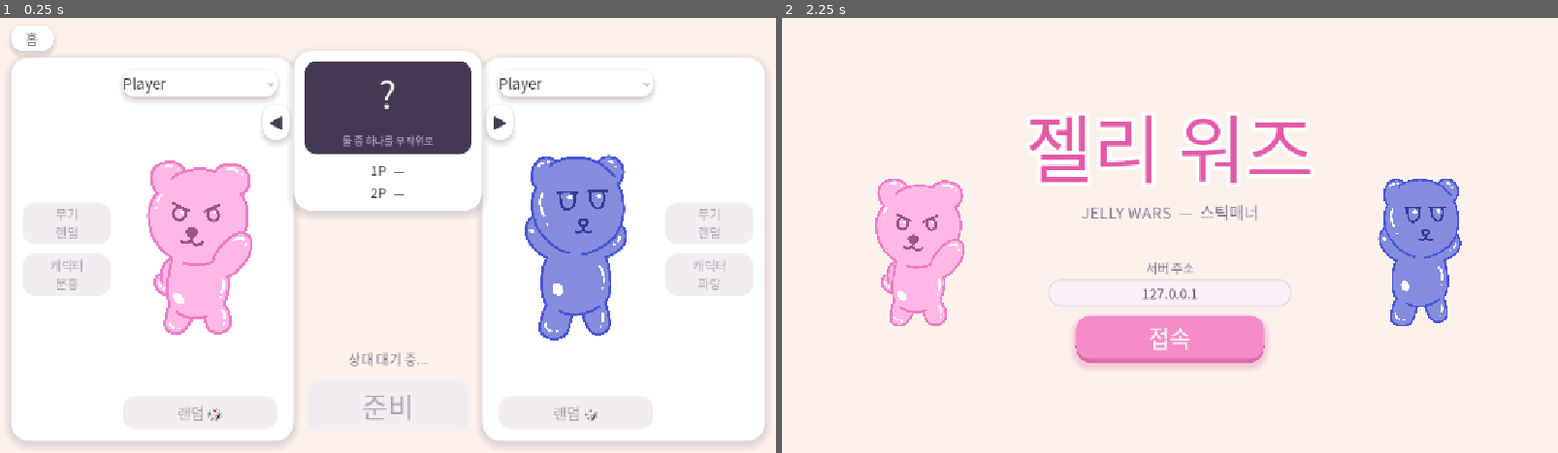
Above: before the commit, frames 1-2 (left to right).
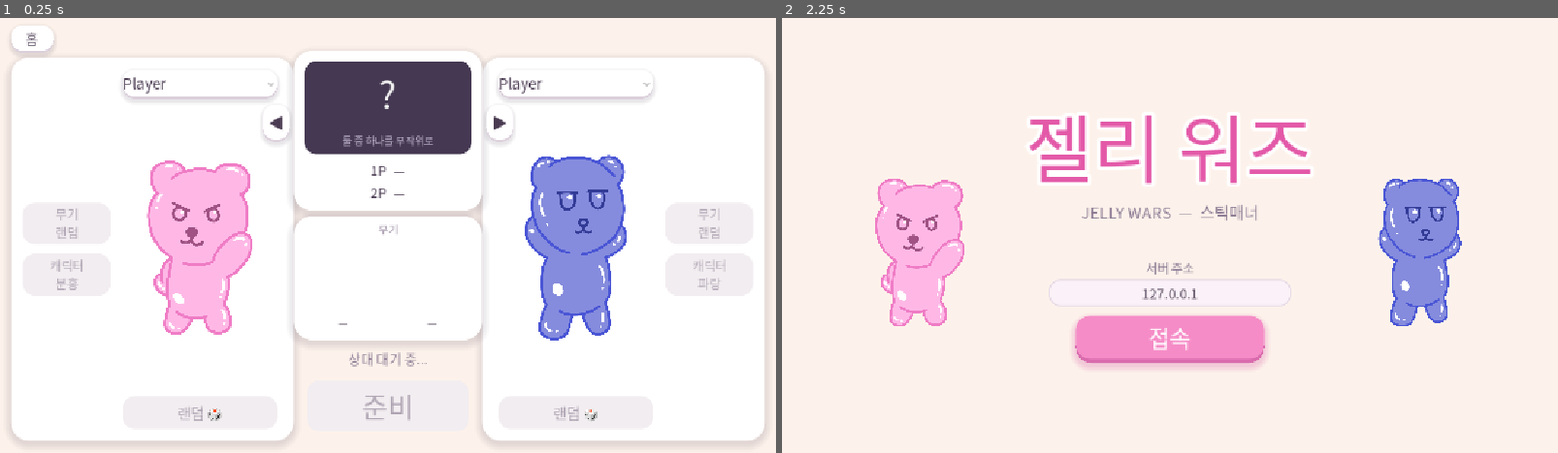
Above: after the commit, the same moments.

Repository: KADSA-OFFICIAL/Group-3
Game: Godot game, scene res://scenes/select.tscn
Same seed, same stepped clock (60 frames per second), same inputs: the game is played once before the commit and once after it. This scene is started directly instead of the project's main scene.
Inputs:
- Up to frame 1 (0.25 s): no input
- Up to frame 2 (2.25 s): click "◀" at 0.5 s; click "▶" at 1.25 s; click "홈" at 2 s

The runs differ from the first frame. In frame 1, 0.8% of the frame differs, in the area x 37-63%, y 45-76%; in frame 2, nothing differs.

Commit message:
feat: 대기실 가운데에 양쪽이 고른 무기 그림 표시 (#74)
맵 박스 아래가 통째로 비어 있었고, 무기는 각 패널에 이름 글자로만 나와서
17종 중 뭘 들었는지 감이 안 왔다.

- scripts/weapon_preview.gd 신설 — jelly_preview.gd와 같은 형태.
  Art.content_rect()로 여백을 빼서 작아 보이지 않게 한다
- select.tscn에 WeaponBox 카드. 1P·2P 그림과 이름이 나란히 보인다
- 그림이 있는 무기는 7종뿐이라 나머지 10종과 "랜덤"은 이름만 보인다
- Lobby.weapon_of() 추가 — map_of()와 같이 Variant를 명시 타입으로 받는 자리

무기 원화가 세로로 긴 것(검 270x1274)과 가로로 긴 것(전기톱·대포 총)이 섞여 있어
칸을 세로(128x108)로 잡았다. 임시 스크립트로 7종의 실제 그려지는 크기를 재서
전부 칸을 채우는 것을 확인했다 — 검 21x102, 망치 60x102, 전기톱 121x45.

헤드리스 확인 — 프로젝트·대기실·전투 씬 모두 오류 0건.

Co-Authored-By: Claude Opus 5 <noreply@anthropic.com>

Diff:
--- a/scenes/select.tscn
+++ b/scenes/select.tscn
@@ -2,6 +2,7 @@
 
 [ext_resource type="Script" uid="uid://dvtwe10qitgbw" path="res://scripts/select.gd" id="1_select"]
 [ext_resource type="PackedScene" uid="uid://bnruslf487aii" path="res://scenes/player_panel.tscn" id="2_panel"]
+[ext_resource type="Script" path="res://scripts/weapon_preview.gd" id="3_weapon"]
 
 [sub_resource type="StyleBoxFlat" id="StyleBoxFlat_screen"]
 bg_color = Color(0.27, 0.22, 0.32, 1)
@@ -145,6 +146,66 @@
 horizontal_alignment = 1
 vertical_alignment = 1
 
+[node name="WeaponBox" type="Panel" parent="."]
+layout_mode = 0
+offset_left = 436.0
+offset_top = 296.0
+offset_right = 716.0
+offset_bottom = 480.0
+
+[node name="Title" type="Label" parent="WeaponBox"]
+layout_mode = 0
+anchor_right = 1.0
+offset_top = 8.0
+offset_bottom = 30.0
+theme_override_colors/font_color = Color(0.55, 0.48, 0.58, 1)
+theme_override_font_sizes/font_size = 15
+text = "무기"
+horizontal_alignment = 1
+vertical_alignment = 1
+
+[node name="P1Preview" type="Control" parent="WeaponBox"]
+layout_mode = 0
+offset_left = 10.0
+offset_top = 34.0
+offset_right = 138.0
+offset_bottom = 142.0
+script = ExtResource("3_weapon")
+fill_ratio = 0.95
+
+[node name="P1Name" type="Label" parent="WeaponBox"]
+layout_mode = 0
+offset_left = 10.0
+offset_top = 144.0
+offset_right = 138.0
+offset_bottom = 174.0
+theme_override_colors/font_color = Color(0.29, 0.23, 0.32, 1)
+theme_override_font_sizes/font_size = 17
+text = "랜덤"
+horizontal_alignment = 1
+vertical_alignment = 1
+
+[node name="P2Preview" type="Control" parent="WeaponBox"]
+layout_mode = 0
+offset_left = 142.0
+offset_top = 34.0
+offset_right = 270.0
+offset_bottom = 142.0
+script = ExtResource("3_weapon")
+fill_ratio = 0.95
+
+[node name="P2Name" type="Label" parent="WeaponBox"]
+layout_mode = 0
+offset_left = 142.0
+offset_top = 144.0
+offset_right = 270.0
+offset_bottom = 174.0
+theme_override_colors/font_color = Color(0.29, 0.23, 0.32, 1)
+theme_override_font_sizes/font_size = 17
+text = "랜덤"
+horizontal_alignment = 1
+vertical_alignment = 1
+
 [node name="LeftArrow" type="Button" parent="." unique_id=896121566]
 layout_mode = 0
 offset_left = 390.0
--- a/scripts/lobby.gd
+++ b/scripts/lobby.gd
@@ -69,6 +69,12 @@
 ## 표에서 꺼낸 값은 Variant라 명시 타입으로 받는다.
 func map_of(peer_id: int) -> String:
 	var picked: String = config_for(peer_id).get("map", DEFAULT_MAP)
+	return picked
+
+
+## 이 플레이어가 고른 무기. 시작 전에는 "랜덤"일 수 있다.
+func weapon_of(peer_id: int) -> String:
+	var picked: String = config_for(peer_id).get("weapon", Weapons.RANDOM)
 	return picked
 
 
--- a/scripts/select.gd
+++ b/scripts/select.gd
@@ -46,7 +46,23 @@
 			panel.apply_config(Lobby.config_for(Lobby.order[slot]))
 
 	_refresh_maps()
+	_refresh_weapons()
 	_update_status()
+
+
+## 양쪽이 고른 무기를 가운데 카드에 보여준다.
+## 그림이 있는 무기는 7종뿐이라 이름 라벨은 항상 채운다 — 나머지는 이름만 보인다.
+func _refresh_weapons() -> void:
+	for slot in panels.size():
+		var preview: Control = $WeaponBox.get_node("P%dPreview" % (slot + 1))
+		var name_label := $WeaponBox.get_node("P%dName" % (slot + 1)) as Label
+		if slot >= Lobby.order.size():
+			preview.weapon_id = ""
+			name_label.text = "—"
+			continue
+		var weapon := Lobby.weapon_of(Lobby.order[slot])
+		preview.weapon_id = weapon
+		name_label.text = weapon
 
 
 ## 양쪽이 고른 맵을 나란히 보여준다. 실제로 쓸 맵은 시작할 때 서버가 둘 중 하나를 뽑는다.
--- /dev/null
+++ b/scripts/weapon_preview.gd
@@ -0,0 +1,31 @@
+extends Control
+## 대기실의 무기 그림 미리보기. `jelly_preview.gd`와 같은 형태다.
+##
+## 그림이 있는 무기는 7종뿐이라 **나머지는 아무것도 그리지 않는다** —
+## 이름은 옆의 라벨이 항상 보여주므로 빈칸으로 남지 않는다.
+
+@export var weapon_id := "":
+	set(value):
+		weapon_id = value
+		_texture = Weapons.texture(value)
+		queue_redraw()
+
+## 칸을 채우는 비율. 1.0이면 꽉 차서 답답해 보인다.
+@export_range(0.1, 1.0, 0.05) var fill_ratio := 0.85:
+	set(value):
+		fill_ratio = value
+		queue_redraw()
+
+var _texture: Texture2D = null
+
+
+func _draw() -> void:
+	if _texture == null:
+		return
+	# 원화의 투명 여백까지 그리면 무기가 작아 보이므로 실제 그림 부분만 쓴다.
+	var region := Art.content_rect(_texture)
+	if region.size.x <= 0.0 or region.size.y <= 0.0:
+		return
+	var fit := minf(size.x / region.size.x, size.y / region.size.y) * fill_ratio
+	var draw_size := region.size * fit
+	draw_texture_rect_region(_texture, Rect2((size - draw_size) * 0.5, draw_size), region)
Not shown, changed: AGENTS.md
Not shown, changed: CLAUDE.md
